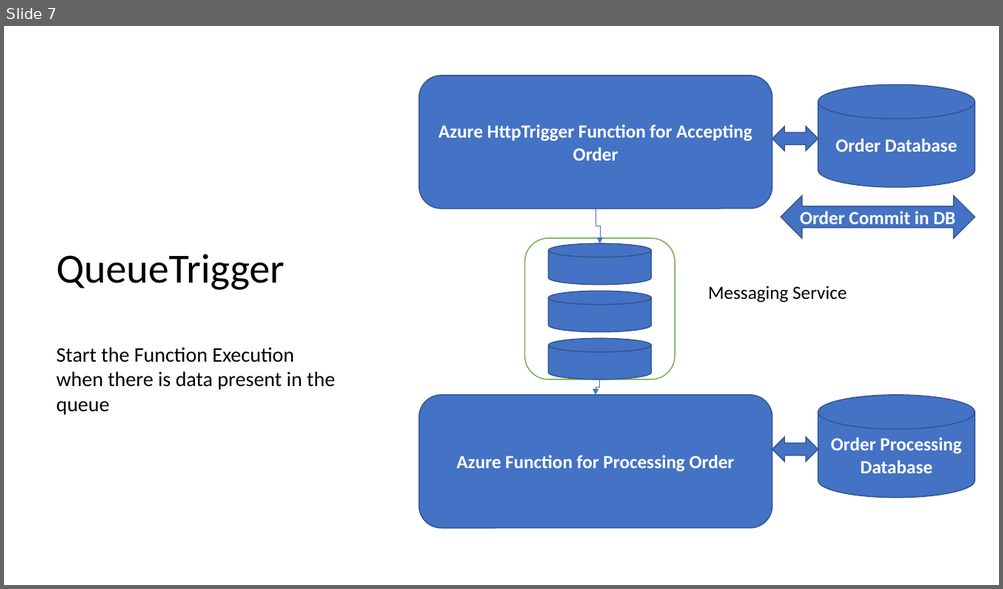
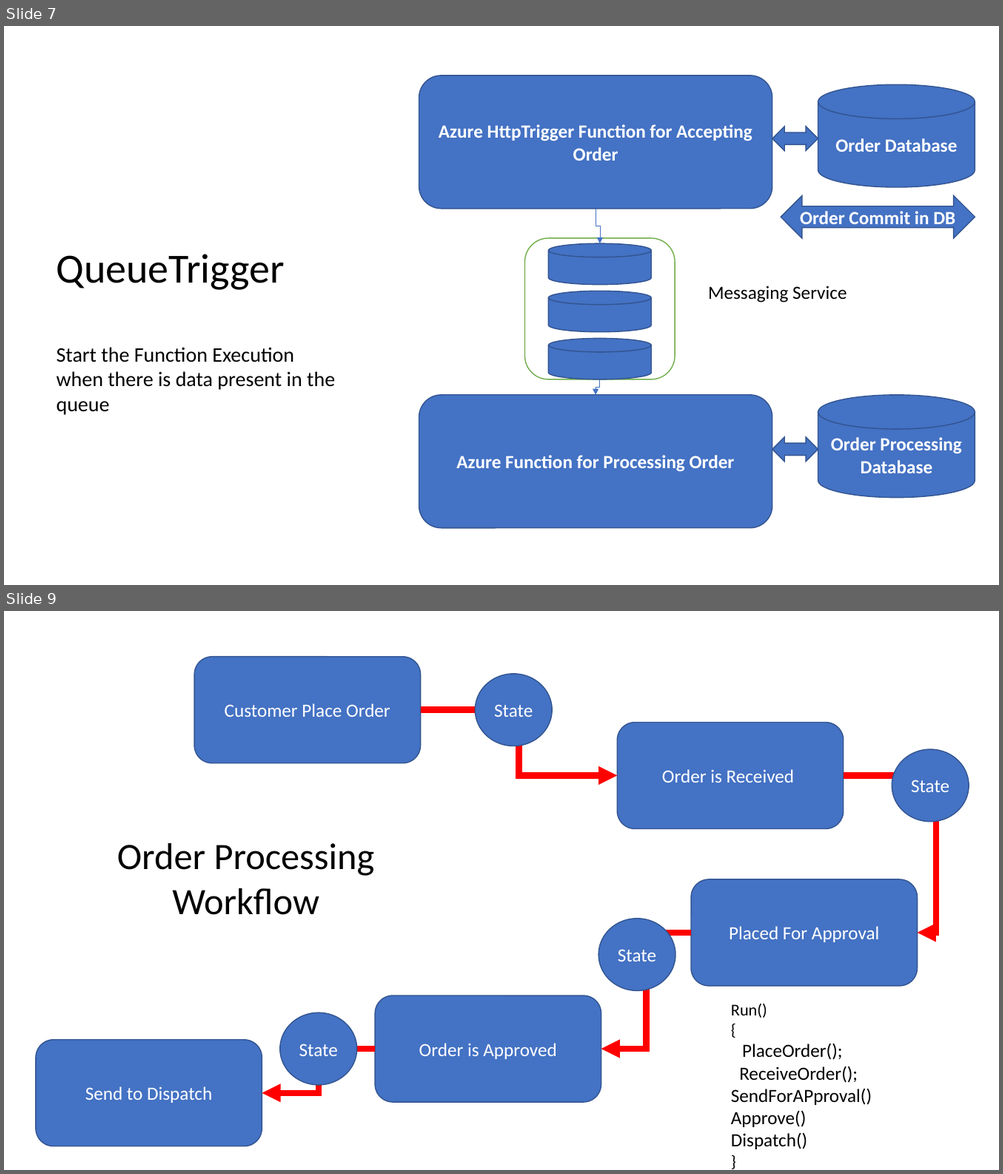
Before and after one commit to maheshsabnis/AzureFUnctionsWM, a slide deck: TRaining_Sreverless_IMages.pptx. Shown one above the other, each under a label of ours: slide 7 before the commit, slides 7 and 9 after it; the slides between them are not shown. The pictures are 1003x589 and 1003x1174 pixels, drawn with LibreOffice and Linux fonts; fonts in the diff are those of the drawing. Boxes give left, top, right and bottom in pixels: in the first picture for what was removed or moved away, otherwise in the second. Text is boxed around its words. In the diff, an @@ line names an element or a change of style, - is before the commit and + after.

```diff
--- a/TRaining_Sreverless_IMages.pptx
+++ b/TRaining_Sreverless_IMages.pptx
@@ slide 9 added at [4,611,999,1170], background #FFFFFF @@
@@ rounded rectangle added at [194,657,421,763], fill #4472C4, outline #325491 1 pt, 18 pt, text #FFFFFF @@
+Customer Place Order
@@ ellipse added at [475,674,552,746], fill #4472C4, outline #325491 1 pt, 18 pt, text #FFFFFF @@
+State
@@ elbow arrow added from (421, 710) to (617, 776), #FF0000 6 pt @@
@@ rounded rectangle added at [617,722,843,829], fill #4472C4, outline #325491 1 pt, 18 pt, text #FFFFFF @@
+Order is Received
@@ ellipse added at [892,750,969,822], fill #4472C4, outline #325491 1 pt, 18 pt, text #FFFFFF @@
+State
@@ elbow arrow added from (843, 776) to (917, 933), #FF0000 6 pt @@
@@ text added at [117,843,375,915], 36 pt, text #000000 @@
+Order Processing Workflow
@@ rounded rectangle added at [691,880,917,986], fill #4472C4, outline #325491 1 pt, 18 pt, text #FFFFFF @@
+Placed For Approval
@@ ellipse added at [599,918,675,991], fill #4472C4, outline #325491 1 pt, 18 pt, text #FFFFFF @@
+State
@@ elbow arrow added from (691, 933) to (601, 1049), #FF0000 6 pt @@
@@ rounded rectangle added at [375,996,601,1102], fill #4472C4, outline #325491 1 pt, 18 pt, text #FFFFFF @@
+Order is Approved
@@ text added at [731,1004,871,1150], 18 pt, text #000000 @@
+Run()
+{
+PlaceOrder();
+ReceiveOrder();
+SendForAPproval()
+Approve()
+Dispatch()
+}
@@ ellipse added at [280,1013,357,1085], fill #4472C4, outline #325491 1 pt, 18 pt, text #FFFFFF @@
+State
@@ rounded rectangle added at [36,1040,262,1147], fill #4472C4, outline #325491 1 pt, 18 pt, text #FFFFFF @@
+Send to Dispatch
@@ elbow arrow added from (375, 1049) to (262, 1093), #FF0000 6 pt @@
```
Also in this commit, not shown: 2 other slides added, 13 other files.
